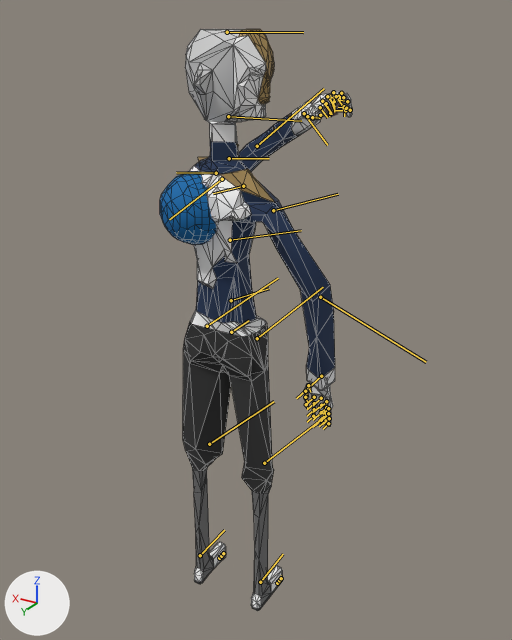
The FBX model Sync/Assets/Characters/Lento/lento attack loop back.FBX: old version first, new version second.
Camera for both pictures: a 50 mm camera at (-1.58, 2.43, 2.77) aimed at (-0.04, -0.14, 1.48). The axes (+X, +Y, +Z) are drawn at lower left. The lights are the same throughout. Both versions are drawn at frame 1 of the action 'Take 001'; the numbers are the values there. The bones that bend it are drawn over the model as lines. Mesh edges are drawn as thin lines on the coarser meshes.

Objects in the first picture: 'lento'.
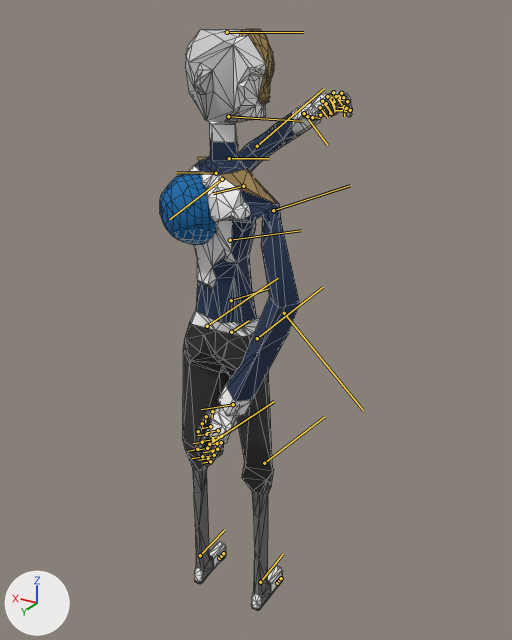
What changed in the scene script:
```text
Change bone_bip001_r_upperarm:
    where bone_bip001_r_upperarm = bpy.data.objects['Bip001'].pose.bones['Bip001 R UpperArm']  # child of 'Bip001 R Clavicle'
    bone_bip001_r_upperarm.rotation_quaternion: (0.782, -0.5, -0.164, -0.335) -> (0.674, -0.635, -0.327, -0.188)  # degrees (-56, -36, -26) -> degrees (-92, -43, 13)
Change bone_bip001_r_forearm:
    where bone_bip001_r_forearm = bpy.data.objects['Bip001'].pose.bones['Bip001 R Forearm']  # child of 'Bip001 R UpperArm'
    bone_bip001_r_forearm.rotation_quaternion: (0.959, 0.0, 0.0, -0.282) -> (0.928, 0.0, 0.0, -0.373)  # degrees (0, 0, -33) -> degrees (0, 0, -44)
```

Location of each change, [x1, y1, x2, y2] in pixels of the pictures (512 x 640 px):
'lento', posed
    both: [160, 29, 352, 611]
bone 'Bip001 R UpperArm', root to tip
    before: (273, 210) to (338, 194)
    after: (273, 210) to (350, 185)
bone 'Bip001 R Forearm', root to tip
    before: (320, 297) to (426, 362)
    after: (284, 313) to (363, 410)
